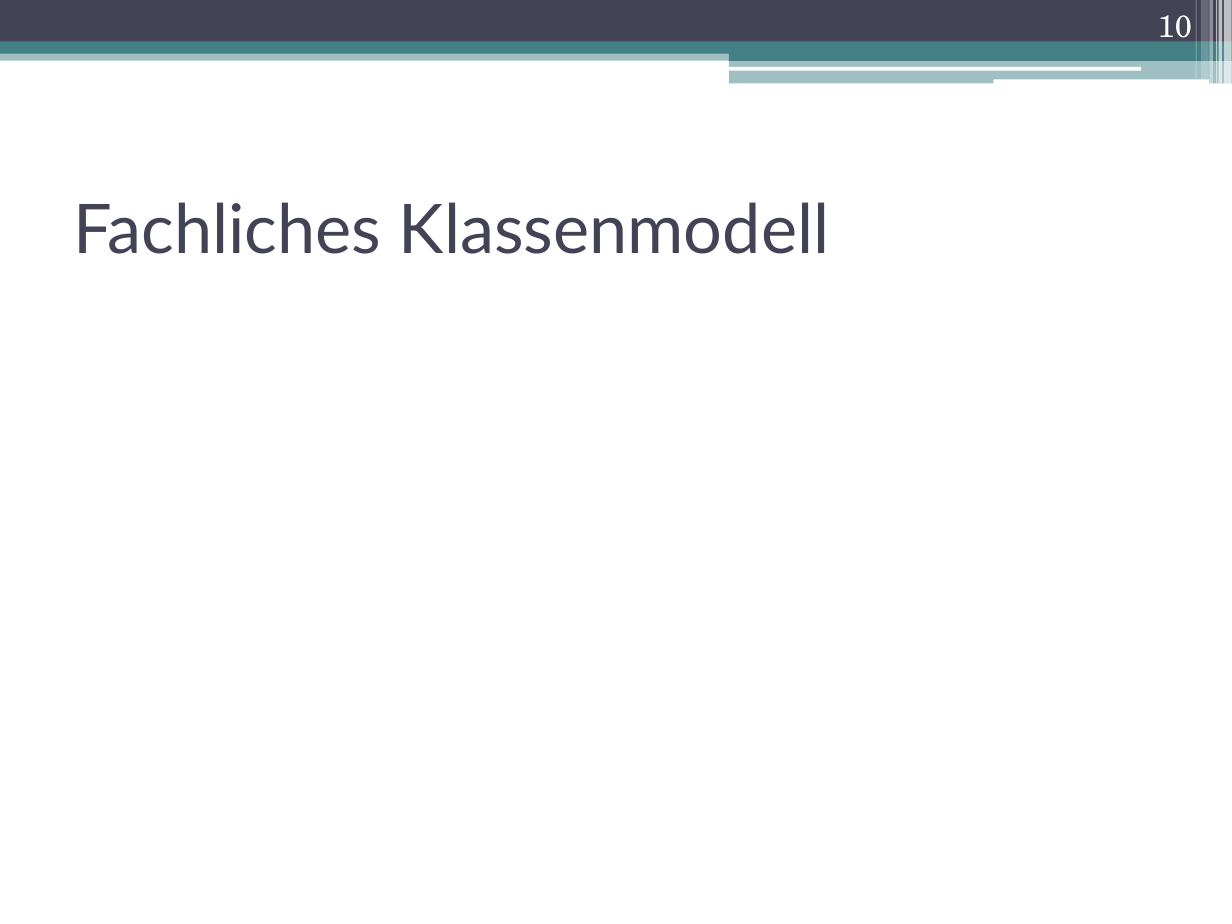
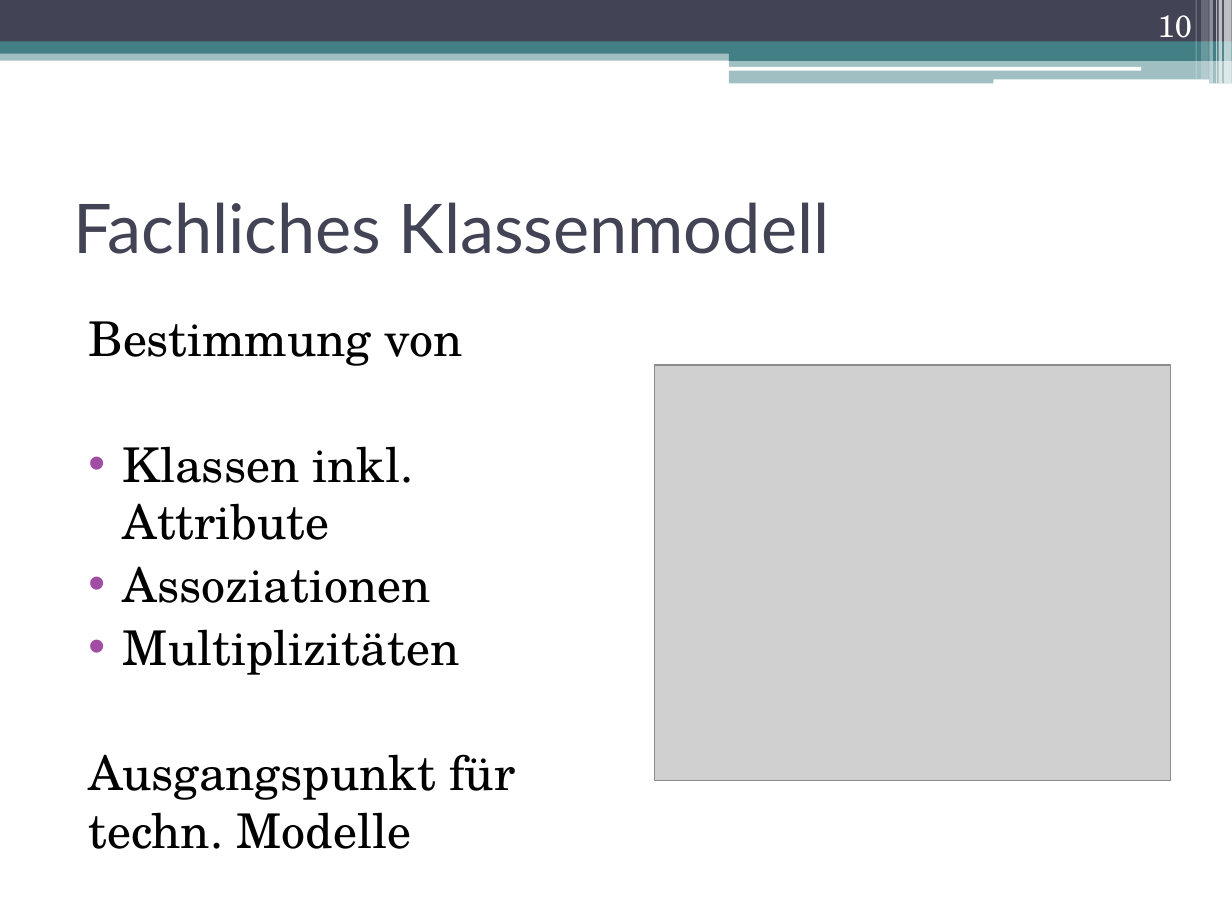
Before and after one commit to DanJoeHa/Fallstudie, a slide deck: slide 10 of Projektmanagement/Abschlusspräsentation.pptx. Drawn at 1232x924 pixels with LibreOffice and Linux fonts; fonts in the diff are those of the drawing; grey boxes stand for pictures. Boxes give left, top, right and bottom in pixels: in the first picture for what was removed or moved away, otherwise in the second. Text is boxed around its words. In the diff, an @@ line names an element or a change of style, - is before the commit and + after.

```diff
--- a/Projektmanagement/Abschlusspräsentation.pptx
+++ b/Projektmanagement/Abschlusspräsentation.pptx
@@ text added at bbox=[88, 321, 515, 849], 28 pt, text #000000 @@
+Bestimmung von
+• Klassen inkl. Attribute
+• Assoziationen
+• Multiplizitäten
+Ausgangspunkt für techn. Modelle
@@ picture added at bbox=[654, 365, 1170, 780] @@
```
Also in this commit, not shown: 30 other slides changed, 1 slide removed.
